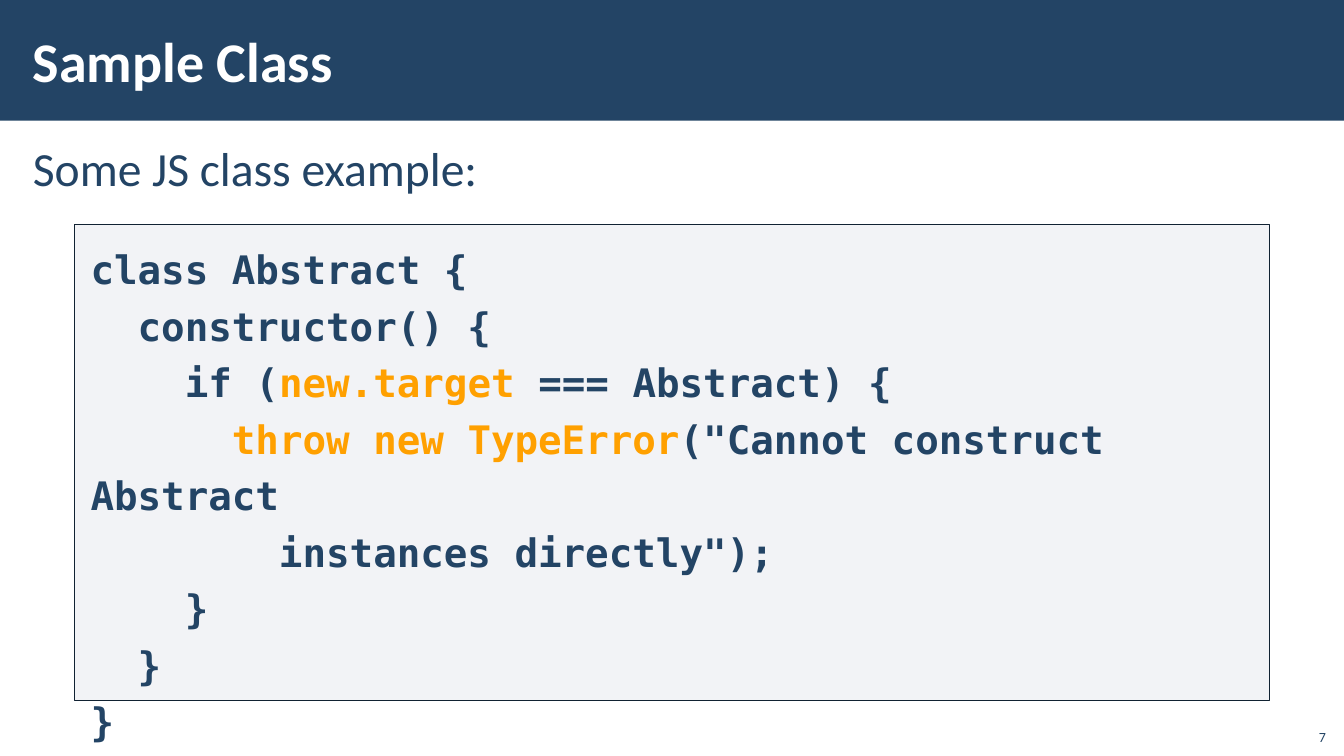
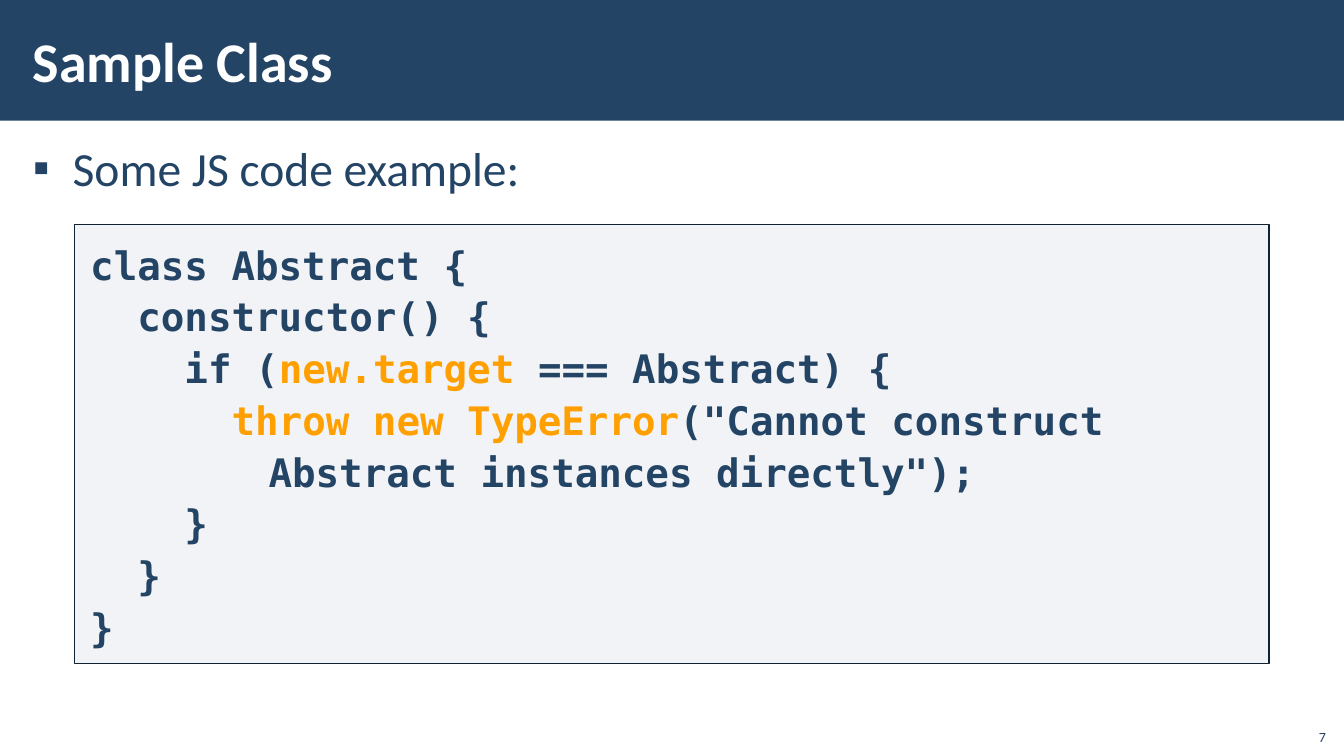
Before and after one commit to SoftUni/SoftUni-Course-Converter, a slide deck: slide 7 of Document-Templates/SoftUni-PowerPoint-Template-Nov-2019.pptx. Drawn at 1344x756 pixels with LibreOffice and Linux fonts; fonts in the diff are those of the drawing; background and template pictures are left out. Boxes give left, top, right and bottom in pixels: in the first picture for what was removed or moved away, otherwise in the second. Text is boxed around its words. In the diff, an @@ line names an element or a change of style, - is before the commit and + after.

```diff
--- a/Document-Templates/SoftUni-PowerPoint-Template-Nov-2019.pptx
+++ b/Document-Templates/SoftUni-PowerPoint-Template-Nov-2019.pptx
@@ text at (x1=73, y1=153, x2=520, y2=194): text changed @@
-Some JS class example:
+▪ Some JS code example:
@@ text at (x1=75, y1=224, x2=1269, y2=663): paragraph added @@
+}
@@ text "class Abstract {" resized from (x1=75, y1=225, x2=1269, y2=701) to (x1=75, y1=224, x2=1269, y2=663) @@
@@ text at (x1=90, y1=250, x2=844, y2=391): indent changed; line spacing 1.2 to 1.1 @@
@@ text at (x1=232, y1=405, x2=1103, y2=495): text changed @@
-throw new TypeError("Cannot construct Abstract
-instances directly");
-}
+throw new TypeError("Cannot construct Abstract instances directly");
```
Also in this commit, not shown: 2 other slides changed.
